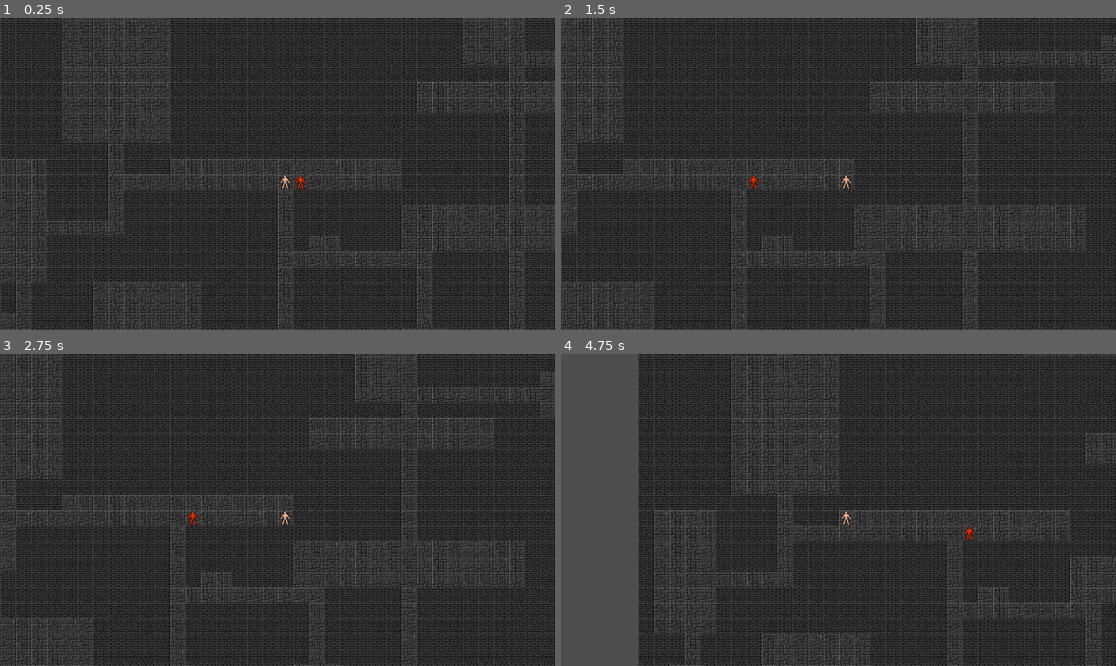
Above: before the commit, frames 1-4 (two rows, left to right).
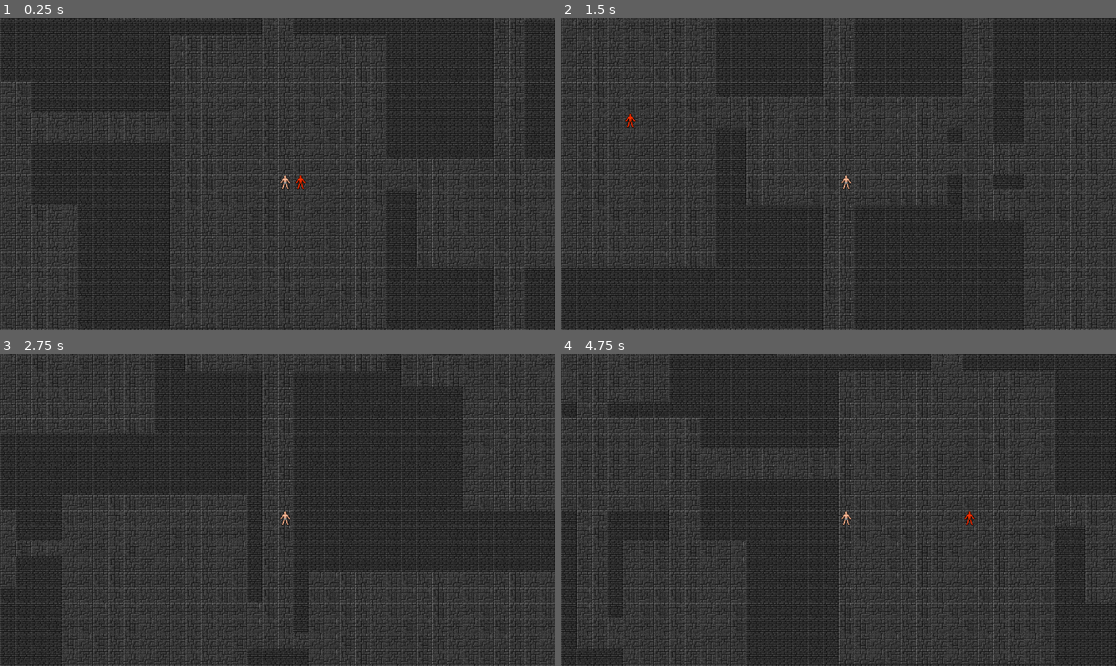
Above: after the commit, the same moments.

Repository: Smileybob72801/Pathfinder-Roguelike
Game: Godot game, scene res://src/Game/game.tscn
Two runs of this game, one before a commit and one after it. Both use one fixed random seed, a clock stepped at 60 frames per second and the inputs below.
Inputs:
- Up to frame 1 (0.25 s): no input
- Up to frame 2 (1.5 s): tap Enter at 0.5 s; hold Right (ui_right) 0.53-1.28 s; hold Down (ui_down) from 1.28 s (still down)
- Up to frame 3 (2.75 s): release Down (ui_down) at 2.03 s; hold Right (ui_right) from 2.03 s (still down)
- Up to frame 4 (4.75 s): tap Space at 2.75 s; release Right (ui_right) at 2.78 s; hold Up (ui_up) 2.78-3.53 s; hold Left (ui_left) from 3.53 s (still down)

The runs differ from the first frame. In frame 1, 23% of the frame differs, in the area x 0-100%, y 0-100%; in frame 2, 23%; in frame 3, 22%; in frame 4, 29%.

Commit message:
feat(map-gen): add composite connectors and configurable corridor widths
Extend dungeon generation with higher-level connectivity composition and
variable corridor geometry.

- Add CompositeRoomConnector to combine multiple connectors into a single
  deduplicated edge set
- Introduce MST-based room connector for guaranteed connectivity
- Add k-nearest extra-edges connector to inject controlled loops
- Provide ready-made connector presets (MST backbone, MST + loops)
- Add weighted corridor width distribution resource
- Update corridor carvers to support variable-width carving
- Expose corridor width configuration through DungeonGenConfig
- Tune default generation parameters for larger, more varied layouts

This enables precise control over dungeon topology (tree vs loopy graphs)
and corridor feel (narrow vs wide) without changing generator code.

Diff:
--- /dev/null
+++ b/assets/definitions/map/gen_config/connector_config/knearest_loops.tres
@@ -0,0 +1,9 @@
+[gd_resource type="Resource" script_class="KNearestExtraEdgesConnector" load_steps=2 format=3 uid="uid://i7h2c2oghh0f"]
+
+[ext_resource type="Script" uid="uid://cbrjcmw3bi2cv" path="res://src/Map/Generation/Connectors/k_nearest_extra_edges_connector.gd" id="1_hdcr8"]
+
+[resource]
+script = ExtResource("1_hdcr8")
+k = 4
+max_extra_edges = 30
+metadata/_custom_type_script = "uid://cbrjcmw3bi2cv"
--- /dev/null
+++ b/assets/definitions/map/gen_config/connector_config/mst_backbone.tres
@@ -0,0 +1,7 @@
+[gd_resource type="Resource" script_class="MstRoomConnector" load_steps=2 format=3 uid="uid://bpns8k72g4b2g"]
+
+[ext_resource type="Script" uid="uid://ckrmmyamr5fj" path="res://src/Map/Generation/Connectors/mst_room_connector.gd" id="1_xgxdi"]
+
+[resource]
+script = ExtResource("1_xgxdi")
+metadata/_custom_type_script = "uid://ckrmmyamr5fj"
--- /dev/null
+++ b/assets/definitions/map/gen_config/connector_config/mst_plus_loops.tres
@@ -0,0 +1,12 @@
+[gd_resource type="Resource" script_class="CompositeRoomConnector" load_steps=5 format=3 uid="uid://c2pbk8ivfvd28"]
+
+[ext_resource type="Script" uid="uid://bjap5dlgv7a3y" path="res://src/Map/Generation/Connectors/room_connector.gd" id="1_8v8g7"]
+[ext_resource type="Resource" uid="uid://bpns8k72g4b2g" path="res://assets/definitions/map/gen_config/connector_config/mst_backbone.tres" id="1_i7o30"]
+[ext_resource type="Script" uid="uid://bae4kvich8p8k" path="res://src/Map/Generation/Connectors/composite_room_connector.gd" id="2_rk8o5"]
+[ext_resource type="Resource" uid="uid://i7h2c2oghh0f" path="res://assets/definitions/map/gen_config/connector_config/knearest_loops.tres" id="3_5r1gx"]
+
+[resource]
+script = ExtResource("2_rk8o5")
+base_connector = ExtResource("1_i7o30")
+extra_connectors = Array[ExtResource("1_8v8g7")]([ExtResource("3_5r1gx")])
+metadata/_custom_type_script = "uid://bae4kvich8p8k"
--- /dev/null
+++ b/assets/definitions/map/gen_config/connector_config/mst_room_connector_default.tres
@@ -0,0 +1,7 @@
+[gd_resource type="Resource" script_class="MstRoomConnector" load_steps=2 format=3 uid="uid://emly6dv41s4t"]
+
+[ext_resource type="Script" uid="uid://ckrmmyamr5fj" path="res://src/Map/Generation/Connectors/mst_room_connector.gd" id="1_nf8om"]
+
+[resource]
+script = ExtResource("1_nf8om")
+metadata/_custom_type_script = "uid://ckrmmyamr5fj"
--- /dev/null
+++ b/assets/definitions/map/gen_config/corridor_config/corridor_width_config/corridor_width_default.tres
@@ -0,0 +1,20 @@
+[gd_resource type="Resource" script_class="CorridorWidthDistribution" load_steps=5 format=3 uid="uid://c34tcx7qq64yn"]
+
+[ext_resource type="Script" uid="uid://hndlt4isstri" path="res://src/Map/Generation/Corridors/weighted_int.gd" id="1_x3tst"]
+[ext_resource type="Script" uid="uid://dd3qrcnby84yg" path="res://src/Map/Generation/Corridors/corridor_width_distribution.gd" id="2_53mrq"]
+
+[sub_resource type="Resource" id="Resource_x3tst"]
+script = ExtResource("1_x3tst")
+weight = 0.25
+metadata/_custom_type_script = "uid://hndlt4isstri"
+
+[sub_resource type="Resource" id="Resource_53mrq"]
+script = ExtResource("1_x3tst")
+value = 2
+weight = 0.75
+metadata/_custom_type_script = "uid://hndlt4isstri"
+
+[resource]
+script = ExtResource("2_53mrq")
+options = Array[ExtResource("1_x3tst")]([SubResource("Resource_x3tst"), SubResource("Resource_53mrq")])
+metadata/_custom_type_script = "uid://dd3qrcnby84yg"
--- a/assets/definitions/map/gen_config/dungeon_gen_config_default.tres
+++ b/assets/definitions/map/gen_config/dungeon_gen_config_default.tres
@@ -1,19 +1,17 @@
 [gd_resource type="Resource" script_class="DungeonGenConfig" load_steps=6 format=3 uid="uid://y4cfj10mjhe8"]
 
-[ext_resource type="Script" uid="uid://lahsp5fgvso7" path="res://src/Map/Generation/Corridors/l_corridor_carver.gd" id="1_nuecr"]
+[ext_resource type="Resource" uid="uid://cw82wxgvglpal" path="res://assets/definitions/map/gen_config/corridor_config/l_corridor_carver_default.tres" id="1_rr7oy"]
 [ext_resource type="Resource" uid="uid://y7j8xel3q5xk" path="res://assets/definitions/map/gen_config/room_config/rect_room_placer_default.tres" id="2_nuecr"]
-[ext_resource type="Resource" uid="uid://brg1ibo036x54" path="res://assets/definitions/map/gen_config/connector_config/k_nearest_room_connector_default.tres" id="2_nw1ek"]
+[ext_resource type="Resource" uid="uid://c2pbk8ivfvd28" path="res://assets/definitions/map/gen_config/connector_config/mst_plus_loops.tres" id="2_nw1ek"]
+[ext_resource type="Resource" uid="uid://c34tcx7qq64yn" path="res://assets/definitions/map/gen_config/corridor_config/corridor_width_config/corridor_width_default.tres" id="2_t8axl"]
 [ext_resource type="Script" uid="uid://bu4d3486tsfs3" path="res://src/Map/Generation/dungeon_gen_config.gd" id="3_nw1ek"]
-
-[sub_resource type="Resource" id="Resource_nw1ek"]
-script = ExtResource("1_nuecr")
-metadata/_custom_type_script = "uid://lahsp5fgvso7"
 
 [resource]
 script = ExtResource("3_nw1ek")
-room_min_size = 2
-room_max_size = 15
+room_min_size = 5
+room_max_size = 20
+corridor_widths = ExtResource("2_t8axl")
 room_placer = ExtResource("2_nuecr")
 room_connector = ExtResource("2_nw1ek")
-corridor_carver = SubResource("Resource_nw1ek")
+corridor_carver = ExtResource("1_rr7oy")
 metadata/_custom_type_script = "uid://bu4d3486tsfs3"
--- a/assets/definitions/map/gen_config/room_config/bsp_room_placer_default.tres
+++ b/assets/definitions/map/gen_config/room_config/bsp_room_placer_default.tres
@@ -4,5 +4,4 @@
 
 [resource]
 script = ExtResource("1_50e5r")
-room_margin = 0
 metadata/_custom_type_script = "uid://b85nvpru5yr10"
--- a/assets/definitions/map/gen_config/room_config/rect_room_placer_default.tres
+++ b/assets/definitions/map/gen_config/room_config/rect_room_placer_default.tres
@@ -4,6 +4,6 @@
 
 [resource]
 script = ExtResource("1_hqnak")
-max_rooms = 50
-placement_attempts = 200
+max_rooms = 100
+placement_attempts = 300
 metadata/_custom_type_script = "uid://frswhralkobl"
--- /dev/null
+++ b/src/Map/Generation/Connectors/composite_room_connector.gd
@@ -0,0 +1,50 @@
+class_name CompositeRoomConnector
+
+extends RoomConnector
+
+@export_category("Composite")
+@export var base_connector: RoomConnector
+
+# These are additive. Their edges are merged with the base, then de-duplicated.
+@export var extra_connectors: Array[RoomConnector] = []
+
+func build_edges(rng: RandomNumberGenerator, room_centers: Array[Vector2i]) -> Array[RoomEdge]:
+	var merged: Array[RoomEdge] = []
+	var used := {} # Dictionary as set: "a:b" -> true
+
+	if room_centers.size() < 2:
+		return merged
+
+	if base_connector == null:
+		push_error("CompositeRoomConnector: base_connector is null.")
+		return merged
+
+	_merge_edges(merged, used, base_connector.build_edges(rng, room_centers))
+
+	for c in extra_connectors:
+		if c == null:
+			continue
+		_merge_edges(merged, used, c.build_edges(rng, room_centers))
+
+	return merged
+
+func _merge_edges(out_edges: Array[RoomEdge], used: Dictionary, incoming: Array[RoomEdge]) -> void:
+	for e in incoming:
+		if e == null:
+			continue
+
+		var a: int = e.a
+		var b: int = e.b
+
+		if a == b:
+			continue
+
+		var lo: int = mini(a, b)
+		var hi: int = maxi(a, b)
+
+		var key: String = str(lo) + ":" + str(hi)
+		if used.has(key):
+			continue
+
+		used[key] = true
+		out_edges.append(RoomEdge.new(lo, hi))
--- /dev/null
+++ b/src/Map/Generation/Connectors/k_nearest_extra_edges_connector.gd
@@ -0,0 +1,79 @@
+class_name KNearestExtraEdgesConnector
+
+extends RoomConnector
+
+@export_category("Extra Connections")
+@export var k: int = 3
+
+@export_range(0.0, 1.0, 0.01) var extra_density: float = 0.25
+
+@export var max_extra_edges: int = 50
+
+func build_edges(rng: RandomNumberGenerator, room_centers: Array[Vector2i]) -> Array[RoomEdge]:
+	var edges: Array[RoomEdge] = []
+	var n: int = room_centers.size()
+
+	if n < 2:
+		return edges
+	if k <= 0 or extra_density <= 0.0 or max_extra_edges <= 0:
+		return edges
+
+	var used := {} # local dedupe for this connector
+	var extras_added: int = 0
+	var attempts: int = 0
+	var max_attempts: int = max_extra_edges * 20
+
+	while extras_added < max_extra_edges and attempts < max_attempts:
+		attempts += 1
+
+		if rng.randf() > extra_density:
+			continue
+
+		var a: int = rng.randi_range(0, n - 1)
+		var candidates: Array[int] = _k_nearest_indices(room_centers, a, k)
+
+		if candidates.is_empty():
+			continue
+
+		var b: int = candidates[rng.randi_range(0, candidates.size() - 1)]
+		if b == a:
+			continue
+
+		var added: bool = _try_add_edge(edges, used, a, b)
+		if added:
+			extras_added += 1
+
+	return edges
+
+func _try_add_edge(edges: Array[RoomEdge], used: Dictionary, a: int, b: int) -> bool:
+	var lo: int = mini(a, b)
+	var hi: int = maxi(a, b)
+	var key: String = str(lo) + ":" + str(hi)
+
+	if used.has(key):
+		return false
+
+	used[key] = true
+	edges.append(RoomEdge.new(lo, hi))
+	return true
+
+func _k_nearest_indices(points: Array[Vector2i], a: int, k_count: int) -> Array[int]:
+	var scored: Array[Dictionary] = []
+
+	for i in range(points.size()):
+		if i == a:
+			continue
+		var d: Vector2i = points[i] - points[a]
+		var d2: int = (d.x * d.x) + (d.y * d.y)
+		scored.append({ "i": i, "d2": d2 })
+
+	scored.sort_custom(func(x: Dictionary, y: Dictionary) -> bool:
+		return int(x["d2"]) < int(y["d2"])
+	)
+
+	var out: Array[int] = []
+	var limit: int = mini(k_count, scored.size())
+	for j in range(limit):
+		out.append(int(scored[j]["i"]))
+
+	return out
--- /dev/null
+++ b/src/Map/Generation/Connectors/mst_room_connector.gd
@@ -0,0 +1,85 @@
+class_name MstRoomConnector
+
+extends RoomConnector
+
+## Builds a Minimum Spanning Tree (MST) over room centers using Prim's algorithm.
+## - Always returns a connected set of edges when room_centers.size() >= 2
+## - Returns exactly (N - 1) edges for N rooms
+## - No loops (cycles)
+
+func build_edges(rng: RandomNumberGenerator, room_centers: Array[Vector2i]) -> Array[RoomEdge]:
+	var edges: Array[RoomEdge] = []
+	var n: int = room_centers.size()
+
+	if n < 2:
+		return edges
+
+	# Prim's algorithm (O(n^2)) - simple and plenty fast for typical room counts.
+	var in_tree: PackedByteArray = PackedByteArray()
+	in_tree.resize(n)
+
+	var best_cost: PackedInt32Array = PackedInt32Array()
+	best_cost.resize(n)
+
+	var best_parent: PackedInt32Array = PackedInt32Array()
+	best_parent.resize(n)
+
+	var i: int = 0
+	while i < n:
+		in_tree[i] = 0
+		best_cost[i] = 2147483647 # INT32_MAX sentinel
+		best_parent[i] = -1
+		i += 1
+
+	# Start from a deterministic node (0). If you want variety, randomize this later.
+	var start: int = 0
+	in_tree[start] = 1
+
+	# Initialize costs from start
+	i = 0
+	while i < n:
+		if i != start:
+			best_cost[i] = _dist2(room_centers[start], room_centers[i])
+			best_parent[i] = start
+		i += 1
+
+	var added: int = 1
+	while added < n:
+		var next_node: int = -1
+		var next_cost: int = 2147483647
+
+		# Find the cheapest node not yet in the tree
+		i = 0
+		while i < n:
+			if in_tree[i] == 0 and best_cost[i] < next_cost:
+				next_cost = best_cost[i]
+				next_node = i
+			i += 1
+
+		# Shouldn't happen unless n is weird, but guard anyway.
+		if next_node == -1:
+			break
+
+		in_tree[next_node] = 1
+		added += 1
+
+		var parent: int = best_parent[next_node]
+		if parent >= 0:
+			edges.append(RoomEdge.new(parent, next_node))
+
+		# Relax edges from next_node to all non-tree nodes
+		i = 0
+		while i < n:
+			if in_tree[i] == 0:
+				var c: int = _dist2(room_centers[next_node], room_centers[i])
+				if c < best_cost[i]:
+					best_cost[i] = c
+					best_parent[i] = next_node
+			i += 1
+
+	return edges
+
+func _dist2(a: Vector2i, b: Vector2i) -> int:
+	var dx: int = b.x - a.x
+	var dy: int = b.y - a.y
+	return (dx * dx) + (dy * dy)
--- /dev/null
+++ b/src/Map/Generation/Corridors/corridor_width_distribution.gd
@@ -0,0 +1,34 @@
+class_name CorridorWidthDistribution
+
+extends Resource
+
+@export var options: Array[WeightedInt] = []
+
+func pick(rng: RandomNumberGenerator) -> int:
+	if options.is_empty():
+		return 1
+
+	var total: float = 0.0
+	for o in options:
+		if o == null:
+			continue
+		if o.weight > 0.0:
+			total += o.weight
+
+	if total <= 0.0:
+		return maxi(1, options[0].value)
+
+	var roll: float = rng.randf() * total
+	var acc: float = 0.0
+
+	for o in options:
+		if o == null:
+			continue
+		if o.weight <= 0.0:
+			continue
+
+		acc += o.weight
+		if roll <= acc:
+			return maxi(1, o.value)
+
+	return maxi(1, options.back().value)
--- a/src/Map/Generation/Corridors/drunk_walk_corridor_carver.gd
+++ b/src/Map/Generation/Corridors/drunk_walk_corridor_carver.gd
@@ -15,17 +15,24 @@
 	carve_floor: Callable
 ) -> void:
 	for e in edges:
-		_connect(map_data, rng, room_centers[e.a], room_centers[e.b], carve_floor)
+		var width: int = _pick_width(rng, config)
+		_connect(map_data, rng, room_centers[e.a], room_centers[e.b], width, carve_floor)
+
+func _pick_width(rng: RandomNumberGenerator, config: DungeonGenConfig) -> int:
+	if config.corridor_widths == null:
+		return 1
+	return maxi(1, config.corridor_widths.pick(rng))
 
 func _connect(
 	map_data: MapData,
 	rng: RandomNumberGenerator,
 	start: Vector2i,
 	target: Vector2i,
+	width: int,
 	carve_floor: Callable
 ) -> void:
 	var pos: Vector2i = start
-	carve_floor.call(pos)
+	_carve_blob(map_data, pos, width, carve_floor)
 
 	var steps: int = 0
 	while pos != target and steps < max_steps_per_connection:
@@ -62,7 +69,17 @@
 			break
 
 		pos = next
-		carve_floor.call(pos)
+		_carve_blob(map_data, pos, width, carve_floor)
+
+func _carve_blob(map_data: MapData, center: Vector2i, width: int, carve_floor: Callable) -> void:
+	var half_low: int = int(width / 2)
+	var half_high: int = width - half_low - 1
+
+	for y in range(center.y - half_low, center.y + half_high + 1):
+		for x in range(center.x - half_low, center.x + half_high + 1):
+			var p: Vector2i = Vector2i(x, y)
+			if map_data.is_in_bounds(p):
+				carve_floor.call(p)
 
 func _signi(v: int) -> int:
 	if v < 0:
--- a/src/Map/Generation/Corridors/l_corridor_carver.gd
+++ b/src/Map/Generation/Corridors/l_corridor_carver.gd
@@ -13,30 +13,66 @@
 	for e in edges:
 		var start: Vector2i = room_centers[e.a]
 		var end: Vector2i = room_centers[e.b]
-		_tunnel_between(map_data, rng, start, end, carve_floor)
+
+		var width: int = _pick_width(rng, config)
+		_tunnel_between(map_data, rng, start, end, width, carve_floor)
+
+func _pick_width(rng: RandomNumberGenerator, config: DungeonGenConfig) -> int:
+	if config.corridor_widths == null:
+		return 1
+	return maxi(1, config.corridor_widths.pick(rng))
 
 func _tunnel_between(
 	map_data: MapData,
 	rng: RandomNumberGenerator,
 	start: Vector2i,
 	end: Vector2i,
+	width: int,
 	carve_floor: Callable
 ) -> void:
 	if rng.randf() < 0.5:
-		_tunnel_horizontal(map_data, start.y, start.x, end.x, carve_floor)
-		_tunnel_vertical(map_data, end.x, start.y, end.y, carve_floor)
+		_tunnel_horizontal(map_data, start.y, start.x, end.x, width, carve_floor)
+		_tunnel_vertical(map_data, end.x, start.y, end.y, width, carve_floor)
 	else:
-		_tunnel_vertical(map_data, start.x, start.y, end.y, carve_floor)
-		_tunnel_horizontal(map_data, end.y, start.x, end.x, carve_floor)
+		_tunnel_vertical(map_data, start.x, start.y, end.y, width, carve_floor)
+		_tunnel_horizontal(map_data, end.y, start.x, end.x, width, carve_floor)
 
-func _tunnel_horizontal(map_data: MapData, y: int, x_start: int, x_end: int, carve_floor: Callable) -> void:
+func _tunnel_horizontal(
+	map_data: MapData,
+	y: int,
+	x_start: int,
+	x_end: int,
+	width: int,
+	carve_floor: Callable
+) -> void:
 	var x_min: int = mini(x_start, x_end)
 	var x_max: int = maxi(x_start, x_end)
+
+	var half_low: int = int(width / 2)
+	var half_high: int = width - half_low - 1
+
 	for x in range(x_min, x_max + 1):
-		carve_floor.call(Vector2i(x, y))
+		for dy in range(-half_low, half_high + 1):
+			var p: Vector2i = Vector2i(x, y + dy)
+			if map_data.is_in_bounds(p):
+				carve_floor.call(p)
 
-func _tunnel_vertical(map_data: MapData, x: int, y_start: int, y_end: int, carve_floor: Callable) -> void:
+func _tunnel_vertical(
+	map_data: MapData,
+	x: int,
+	y_start: int,
+	y_end: int,
+	width: int,
+	carve_floor: Callable
+) -> void:
 	var y_min: int = mini(y_start, y_end)
 	var y_max: int = maxi(y_start, y_end)
+
+	var half_low: int = int(width / 2)
+	var half_high: int = width - half_low - 1
+
 	for y in range(y_min, y_max + 1):
-		carve_floor.call(Vector2i(x, y))
+		for dx in range(-half_low, half_high + 1):
+			var p: Vector2i = Vector2i(x + dx, y)
+			if map_data.is_in_bounds(p):
+				carve_floor.call(p)
--- /dev/null
+++ b/src/Map/Generation/Corridors/weighted_int.gd
@@ -0,0 +1,6 @@
+class_name WeightedInt
+
+extends Resource
+
+@export var value: int = 1
+@export var weight: float = 1.0
--- a/src/Map/Generation/dungeon_gen_config.gd
+++ b/src/Map/Generation/dungeon_gen_config.gd
@@ -10,6 +10,9 @@
 @export var room_max_size: int = 10
 @export var room_spacing: int = 1 # extra gap between rooms
 
+@export_category("Corridors")
+@export var corridor_widths: CorridorWidthDistribution
+
 @export_category("Components")
 @export var room_placer: RoomPlacer
 @export var room_connector: RoomConnector
Not shown, added: composite.txt
Not shown, added: src/Map/Generation/Connectors/composite_room_connector.gd.uid
Not shown, added: src/Map/Generation/Connectors/k_nearest_extra_edges_connector.gd.uid
Not shown, added: src/Map/Generation/Connectors/mst_room_connector.gd.uid
Not shown, added: src/Map/Generation/Corridors/corridor_width_distribution.gd.uid
Not shown, added: src/Map/Generation/Corridors/weighted_int.gd.uid
